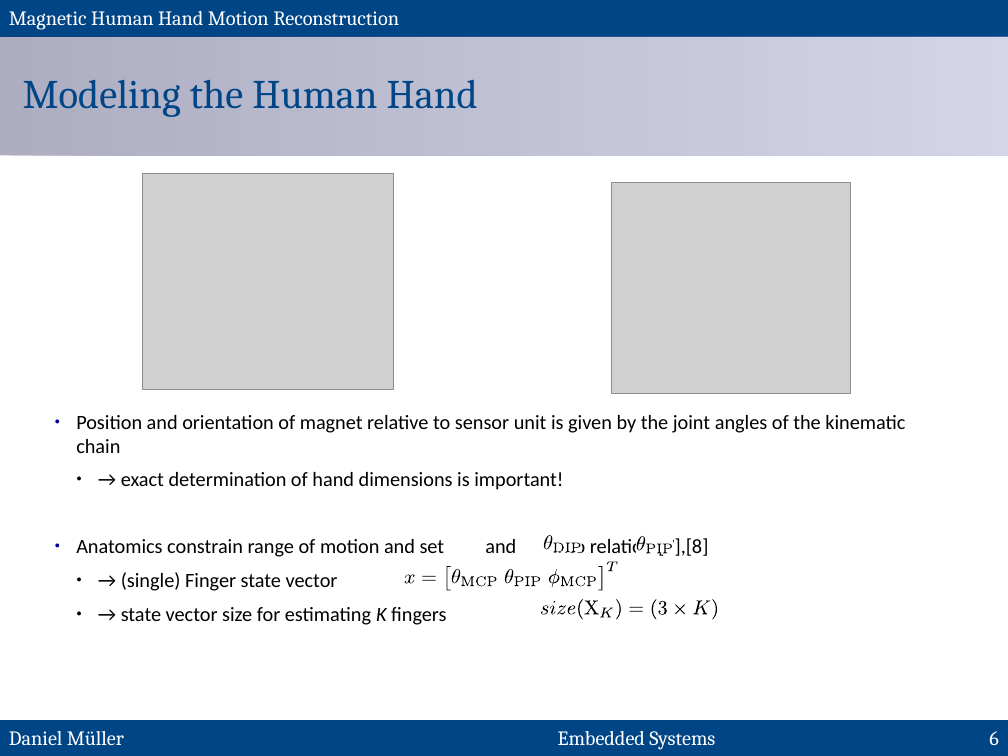
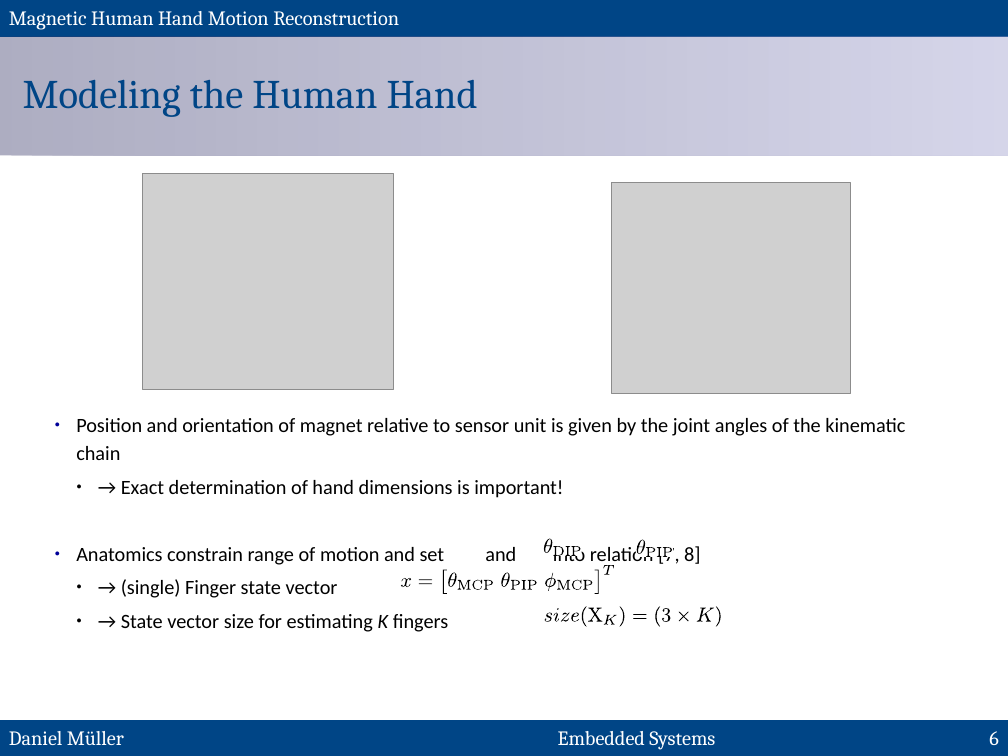
Before and after one commit to MuellerDaniel/SensGlove, a slide deck: slide 6 of praes/preasi.odp. Drawn at 1008x756 pixels with LibreOffice and Linux fonts; fonts in the diff are those of the drawing; grey boxes stand for pictures. Boxes give left, top, right and bottom in pixels: in the first picture for what was removed or moved away, otherwise in the second. Text is boxed around its words. In the diff, an @@ line names an element or a change of style, - is before the commit and + after.

```diff
--- a/praes/preasi.odp
+++ b/praes/preasi.odp
@@ text at [76,418,905,460]: line spacing 1 to 1.15 @@
@@ text at [76,480,563,565]: text changed @@
-  ● → exact determination of hand dimensions is important!
-● Anatomics constrain range of motion and set and into relation [7],[8]
+  ● → Exact determination of hand dimensions is important!
+● Anatomics constrain range of motion and set and into relation [7, 8]
@@ freeform shape at [604,565,615,575]: outline redrawn @@
@@ 16 freeform shapes: place and size @@
-16 freeform shapes at [404,562,618,591]
+16 freeform shapes at [401,565,615,595]
@@ text at [121,614,448,632]: text changed @@
-  ● → state vector size for estimating K fingers
+  ● → State vector size for estimating K fingers
@@ 12 freeform shapes: place and size @@
-12 freeform shapes at [404,535,720,619]
+12 freeform shapes at [402,539,723,627]
@@ freeform shape: place and size @@
-freeform shape at [600,607,613,617]
+freeform shape at [604,615,617,625]
@@ freeform shape: place and size @@
-freeform shape at [629,607,643,612]
+freeform shape at [633,615,647,619]
@@ 12 freeform shapes: place and size @@
-12 freeform shapes at [542,599,717,619]
+12 freeform shapes at [545,606,721,627]
```
Also in this commit, not shown: 15 other slides changed.
